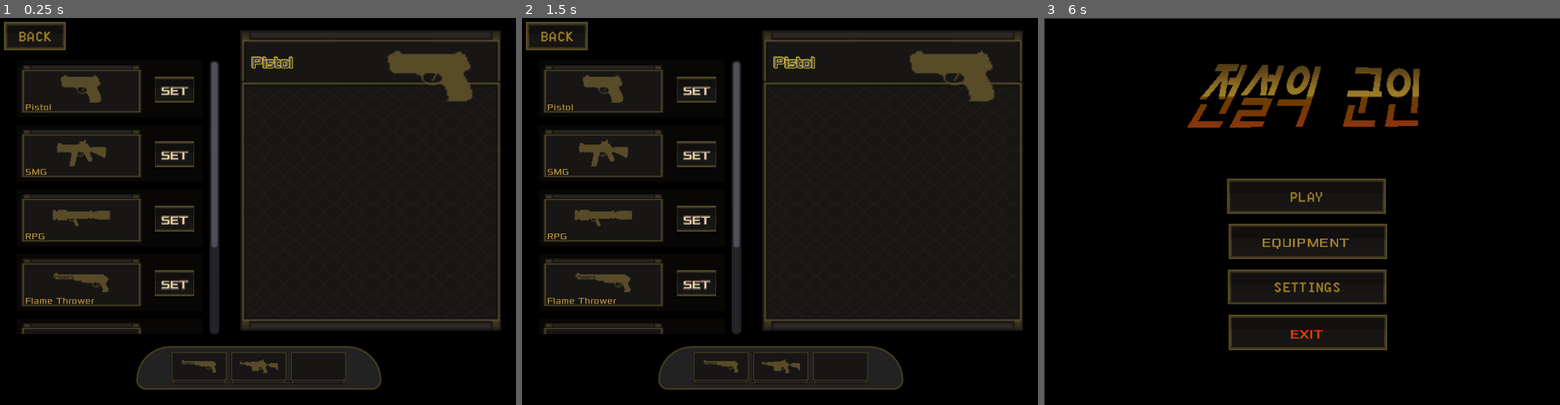
Above: before the commit, frames 1-3 (left to right).
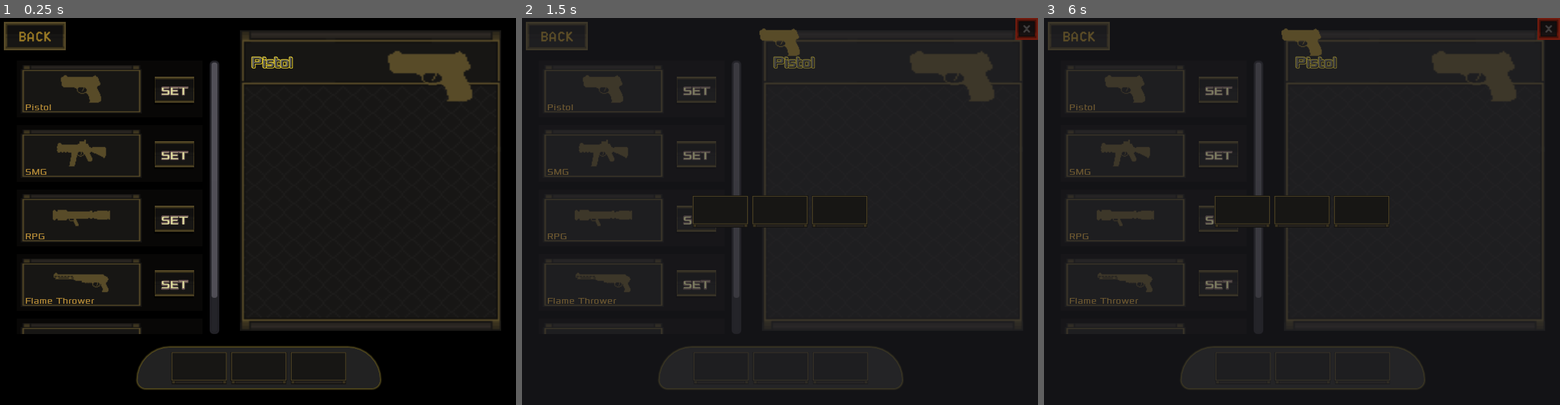
Above: after the commit, the same moments.

Repository: gurum77/legend_soilder
Game: Godot game, scene res://scenes/Equipment.tscn
The game is run twice, just before and just after one commit, with the same random seed, the same clock (stepped at 60 frames per second) and the same inputs. The project has no main scene, so this scene is started directly.
Inputs (mouse positions are in pixels of both pictures, inside the frame that each line leads up to):
- Up to frame 1 (0.25 s): no input
- Up to frame 2 (1.5 s): click (604, 87) at 0.52 s; click "SET" at 1.25 s
- Up to frame 3 (6 s): click (1245, 366) at 2 s, where only the run after the commit has a clickable "+"; click (1302, 366) at 2.77 s; click (1302, 366) at 3.5 s; click (1363, 366) at 4.27 s; click (1363, 366) at 5 s; click (1085, 45) at 5.75 s

The runs differ from the first frame. In frame 1, 0.3% of the frame differs, in the area x 35-54%, y 59-92%; in frame 2, 4.7%; in frame 3, 64%, in the area x 0-100%, y 0-100%.

Commit message:
ui

Diff:
--- a/project.godot
+++ b/project.godot
@@ -8,15 +8,25 @@
 
 config_version=4
 
-_global_script_classes=[  ]
+_global_script_classes=[ {
+"base": "Reference",
+"class": "WeaponInventoryItem",
+"language": "GDScript",
+"path": "res://scripts/WeaponInventoryItem.gd"
+} ]
 _global_script_class_icons={
-
+"WeaponInventoryItem": ""
 }
 
 [application]
 
 config/name="Legend Soilder"
 config/icon="res://icon.png"
+
+[autoload]
+
+Define="*res://scenes/Define.tscn"
+StaticData="*res://scenes/StaticData.tscn"
 
 [display]
 
--- /dev/null
+++ b/scenes/Define.tscn
@@ -0,0 +1,16 @@
+[gd_scene load_steps=7 format=2]
+
+[ext_resource path="res://scripts/Define.gd" type="Script" id=1]
+[ext_resource path="res://assets/ui/Flamethrower HUD.png" type="Texture" id=2]
+[ext_resource path="res://assets/ui/MG HUD.png" type="Texture" id=3]
+[ext_resource path="res://assets/ui/Pistol HUD.png" type="Texture" id=4]
+[ext_resource path="res://assets/ui/RPG HUD.png" type="Texture" id=5]
+[ext_resource path="res://assets/ui/SMG HUD.png" type="Texture" id=6]
+
+[node name="Define" type="Node"]
+script = ExtResource( 1 )
+FlameThrower_texture = ExtResource( 2 )
+MG_texture = ExtResource( 3 )
+Pistol_texture = ExtResource( 4 )
+RPG_texture = ExtResource( 5 )
+SMG_texture = ExtResource( 6 )
--- a/scenes/Equipment.tscn
+++ b/scenes/Equipment.tscn
@@ -1,31 +1,18 @@
-[gd_scene load_steps=14 format=2]
+[gd_scene load_steps=9 format=2]
 
 [ext_resource path="res://scenes/WeaponPanel.tscn" type="PackedScene" id=1]
 [ext_resource path="res://assets/ui/Pistol HUD.png" type="Texture" id=2]
-[ext_resource path="res://assets/ui/Flamethrower HUD.png" type="Texture" id=3]
-[ext_resource path="res://scenes/Equipment.gd" type="Script" id=4]
+[ext_resource path="res://scripts/Equipment.gd" type="Script" id=4]
 [ext_resource path="res://assets/ui/BTN BACK.png" type="Texture" id=5]
-[ext_resource path="res://assets/ui/MG HUD.png" type="Texture" id=6]
-[ext_resource path="res://assets/ui/RPG HUD.png" type="Texture" id=7]
-[ext_resource path="res://assets/ui/SMG HUD.png" type="Texture" id=8]
 [ext_resource path="res://assets/ui/BG.png" type="Texture" id=9]
 [ext_resource path="res://assets/fonts/Xolonium-Regular.ttf" type="DynamicFontData" id=10]
-[ext_resource path="res://scenes/WeaponButton.tscn" type="PackedScene" id=11]
+[ext_resource path="res://scenes/WeaponInventory.tscn" type="PackedScene" id=11]
 
 [sub_resource type="DynamicFont" id=1]
 size = 18
 outline_size = 1
 outline_color = Color( 0.831373, 0.745098, 0.184314, 1 )
 font_data = ExtResource( 10 )
-
-[sub_resource type="StyleBoxFlat" id=2]
-bg_color = Color( 0.137255, 0.137255, 0.137255, 1 )
-corner_radius_top_left = 40
-corner_radius_top_right = 40
-corner_radius_bottom_right = 10
-corner_radius_bottom_left = 10
-shadow_color = Color( 0.713726, 0.631373, 0.247059, 0.6 )
-shadow_size = 3
 
 [node name="Equipment" type="Panel"]
 self_modulate = Color( 0, 0, 0, 1 )
@@ -58,36 +45,31 @@
 
 [node name="VBoxContainer" type="VBoxContainer" parent="Control/WeaponList"]
 margin_right = 230.0
-margin_bottom = 500.0
-rect_min_size = Vector2( 200, 500 )
+margin_bottom = 390.0
+rect_min_size = Vector2( 200, 390 )
 custom_constants/separation = 10
 
 [node name="PistolPanel" parent="Control/WeaponList/VBoxContainer" instance=ExtResource( 1 )]
-weapon_name = "Pistol"
+weapon = 1
 
 [node name="SMGPanel" parent="Control/WeaponList/VBoxContainer" instance=ExtResource( 1 )]
 margin_top = 80.0
 margin_bottom = 150.0
-weapon_texture = ExtResource( 8 )
-weapon_name = "SMG"
+weapon = 2
 
 [node name="RPGPanel" parent="Control/WeaponList/VBoxContainer" instance=ExtResource( 1 )]
 margin_top = 160.0
 margin_bottom = 230.0
-weapon_texture = ExtResource( 7 )
-weapon_name = "RPG"
 
 [node name="FlameThrowerPanel" parent="Control/WeaponList/VBoxContainer" instance=ExtResource( 1 )]
 margin_top = 240.0
 margin_bottom = 310.0
-weapon_texture = ExtResource( 3 )
-weapon_name = "Flame Thrower"
+weapon = 4
 
 [node name="MGPanel" parent="Control/WeaponList/VBoxContainer" instance=ExtResource( 1 )]
 margin_top = 320.0
 margin_bottom = 390.0
-weapon_texture = ExtResource( 6 )
-weapon_name = "MG"
+weapon = 5
 
 [node name="WeaponDescriptionPanel" type="TextureRect" parent="Control"]
 anchor_left = 1.0
@@ -132,48 +114,7 @@
 "_edit_use_anchors_": false
 }
 
-[node name="InventoryPanel" type="Panel" parent="Control"]
-anchor_left = 0.5
-anchor_top = 1.0
-anchor_right = 0.5
-anchor_bottom = 1.0
-margin_left = -150.0
-margin_top = -50.0
-margin_right = 150.0
-rect_min_size = Vector2( 300, 50 )
-custom_styles/panel = SubResource( 2 )
-__meta__ = {
-"_edit_use_anchors_": false
-}
-
-[node name="HBoxContainer" type="HBoxContainer" parent="Control/InventoryPanel"]
-anchor_left = 0.5
-anchor_top = 0.5
-anchor_right = 0.5
-anchor_bottom = 0.5
-margin_left = -200.0
-margin_top = -20.0
-margin_right = 200.0
-margin_bottom = 20.0
-rect_min_size = Vector2( 400, 40 )
-alignment = 1
-__meta__ = {
-"_edit_use_anchors_": false
-}
-
-[node name="WeaponButton" parent="Control/InventoryPanel/HBoxContainer" instance=ExtResource( 11 )]
-margin_left = 91.0
-margin_right = 161.0
-weapon_texture = ExtResource( 3 )
-
-[node name="WeaponButton2" parent="Control/InventoryPanel/HBoxContainer" instance=ExtResource( 11 )]
-margin_left = 165.0
-margin_right = 235.0
-weapon_texture = ExtResource( 6 )
-
-[node name="WeaponButton3" parent="Control/InventoryPanel/HBoxContainer" instance=ExtResource( 11 )]
-margin_left = 239.0
-margin_right = 309.0
+[node name="WeaponInventory" parent="Control" instance=ExtResource( 11 )]
 
 [node name="BackButton" type="TextureButton" parent="."]
 margin_left = 5.0
--- a/scenes/Home.tscn
+++ b/scenes/Home.tscn
@@ -5,7 +5,7 @@
 [ext_resource path="res://assets/ui/Button BG shadow.png" type="Texture" id=3]
 [ext_resource path="res://assets/ui/GAME LOGO.png" type="Texture" id=4]
 [ext_resource path="res://assets/fonts/Xolonium-Regular.ttf" type="DynamicFontData" id=5]
-[ext_resource path="res://scenes/Home.gd" type="Script" id=6]
+[ext_resource path="res://scripts/Home.gd" type="Script" id=6]
 
 [sub_resource type="DynamicFont" id=1]
 font_data = ExtResource( 5 )
--- /dev/null
+++ b/scenes/SettingWeaponPanel.tscn
@@ -0,0 +1,57 @@
+[gd_scene load_steps=4 format=2]
+
+[ext_resource path="res://scenes/WeaponButton.tscn" type="PackedScene" id=1]
+[ext_resource path="res://scripts/SettingWeaponPanel.gd" type="Script" id=2]
+[ext_resource path="res://assets/ui/BTN Exit.png" type="Texture" id=3]
+
+[node name="SettingWeaponPanel" type="Panel"]
+self_modulate = Color( 1, 1, 1, 0.52549 )
+anchor_right = 1.0
+anchor_bottom = 1.0
+script = ExtResource( 2 )
+__meta__ = {
+"_edit_use_anchors_": false
+}
+
+[node name="HBoxContainer" type="HBoxContainer" parent="."]
+anchor_top = 0.5
+anchor_right = 1.0
+anchor_bottom = 0.5
+margin_top = -20.0
+margin_bottom = 20.0
+alignment = 1
+__meta__ = {
+"_edit_use_anchors_": false
+}
+
+[node name="WeaponButton1" parent="HBoxContainer" instance=ExtResource( 1 )]
+margin_left = 211.0
+margin_right = 281.0
+
+[node name="WeaponButton2" parent="HBoxContainer" instance=ExtResource( 1 )]
+margin_left = 285.0
+margin_right = 355.0
+
+[node name="WeaponButton3" parent="HBoxContainer" instance=ExtResource( 1 )]
+margin_left = 359.0
+margin_right = 429.0
+
+[node name="ExitButton" type="TextureButton" parent="."]
+anchor_left = 1.0
+anchor_right = 1.0
+margin_left = -28.0
+margin_bottom = 27.0
+texture_normal = ExtResource( 3 )
+__meta__ = {
+"_edit_use_anchors_": false
+}
+
+[node name="WeaponTexture" type="TextureRect" parent="."]
+anchor_right = 1.0
+margin_bottom = 60.0
+rect_min_size = Vector2( 0, 60 )
+stretch_mode = 4
+[connection signal="pressed" from="HBoxContainer/WeaponButton1" to="." method="_on_WeaponButton1_pressed"]
+[connection signal="pressed" from="HBoxContainer/WeaponButton2" to="." method="_on_WeaponButton2_pressed"]
+[connection signal="pressed" from="HBoxContainer/WeaponButton3" to="." method="_on_WeaponButton3_pressed"]
+[connection signal="pressed" from="ExitButton" to="." method="_on_ExitButton_pressed"]
--- /dev/null
+++ b/scenes/StaticData.tscn
@@ -0,0 +1,6 @@
+[gd_scene load_steps=2 format=2]
+
+[ext_resource path="res://scripts/StaticData.gd" type="Script" id=1]
+
+[node name="StaticData" type="Node"]
+script = ExtResource( 1 )
--- a/scenes/WeaponButton.gd
+++ /dev/null
@@ -1,12 +0,0 @@
-extends TextureButton
-
-export (Texture) var weapon_texture
-
-# Called when the node enters the scene tree for the first time.
-func _ready():
-	$TextureRect.texture = weapon_texture
-
-
-# Called every frame. 'delta' is the elapsed time since the previous frame.
-#func _process(delta):
-#	pass
--- a/scenes/WeaponButton.tscn
+++ b/scenes/WeaponButton.tscn
@@ -1,8 +1,13 @@
-[gd_scene load_steps=4 format=2]
+[gd_scene load_steps=6 format=2]
 
 [ext_resource path="res://assets/ui/Bonus 03.png" type="Texture" id=1]
 [ext_resource path="res://assets/ui/Pistol HUD.png" type="Texture" id=2]
-[ext_resource path="res://scenes/WeaponButton.gd" type="Script" id=3]
+[ext_resource path="res://scripts/WeaponButton.gd" type="Script" id=3]
+[ext_resource path="res://assets/fonts/Xolonium-Regular.ttf" type="DynamicFontData" id=4]
+
+[sub_resource type="DynamicFont" id=1]
+size = 30
+font_data = ExtResource( 4 )
 
 [node name="WeaponButton" type="TextureButton"]
 margin_left = 258.0
@@ -30,3 +35,22 @@
 __meta__ = {
 "_edit_use_anchors_": false
 }
+
+[node name="Label" type="Label" parent="."]
+anchor_left = 0.5
+anchor_top = 0.5
+anchor_right = 0.5
+anchor_bottom = 0.5
+margin_left = -10.0
+margin_top = -23.0
+margin_right = 11.0
+margin_bottom = 14.0
+custom_fonts/font = SubResource( 1 )
+custom_colors/font_color = Color( 0.552941, 0.603922, 0.333333, 1 )
+custom_colors/font_color_shadow = Color( 0, 0, 0, 1 )
+text = "+"
+align = 1
+valign = 1
+__meta__ = {
+"_edit_use_anchors_": false
+}
--- /dev/null
+++ b/scenes/WeaponInventory.tscn
@@ -0,0 +1,55 @@
+[gd_scene load_steps=4 format=2]
+
+[ext_resource path="res://scenes/WeaponButton.tscn" type="PackedScene" id=1]
+[ext_resource path="res://scripts/WeaponInventory.gd" type="Script" id=2]
+
+[sub_resource type="StyleBoxFlat" id=1]
+bg_color = Color( 0.137255, 0.137255, 0.137255, 1 )
+corner_radius_top_left = 40
+corner_radius_top_right = 40
+corner_radius_bottom_right = 10
+corner_radius_bottom_left = 10
+shadow_color = Color( 0.713726, 0.631373, 0.247059, 0.6 )
+shadow_size = 3
+
+[node name="WeaponInventory" type="Panel"]
+anchor_left = 0.5
+anchor_top = 1.0
+anchor_right = 0.5
+anchor_bottom = 1.0
+margin_left = -150.0
+margin_top = -50.0
+margin_right = 150.0
+rect_min_size = Vector2( 300, 50 )
+custom_styles/panel = SubResource( 1 )
+script = ExtResource( 2 )
+__meta__ = {
+"_edit_use_anchors_": false
+}
+
+[node name="HBoxContainer" type="HBoxContainer" parent="."]
+anchor_left = 0.5
+anchor_top = 0.5
+anchor_right = 0.5
+anchor_bottom = 0.5
+margin_left = -200.0
+margin_top = -20.0
+margin_right = 200.0
+margin_bottom = 20.0
+rect_min_size = Vector2( 400, 40 )
+alignment = 1
+__meta__ = {
+"_edit_use_anchors_": false
+}
+
+[node name="WeaponButton1" parent="HBoxContainer" instance=ExtResource( 1 )]
+margin_left = 91.0
+margin_right = 161.0
+
+[node name="WeaponButton2" parent="HBoxContainer" instance=ExtResource( 1 )]
+margin_left = 165.0
+margin_right = 235.0
+
+[node name="WeaponButton3" parent="HBoxContainer" instance=ExtResource( 1 )]
+margin_left = 239.0
+margin_right = 309.0
--- a/scenes/WeaponPanel.gd
+++ /dev/null
@@ -1,18 +0,0 @@
-extends Panel
-
-
-export (Texture) var weapon_texture
-export (String) var weapon_name
-export (Texture) var weapon_desc_texture_rect
-func _ready():
-	$WeaponButton/TextureRect.texture = weapon_texture
-	$NameLabel.text = weapon_name
-
-
-# 무기를 클릭하면 상세창이 있는 경우에 상세창에 정보를 뿌린다.
-func _on_WeaponButton_pressed():
-	var desc_panel = get_tree().root.get_node("Equipment/Control/WeaponDescriptionPanel")
-	if desc_panel == null:
-		return
-	desc_panel.get_node("WeaponTexture").texture = weapon_texture
-	desc_panel.get_node("WeaponNameLabel").text = weapon_name
--- a/scenes/WeaponPanel.tscn
+++ b/scenes/WeaponPanel.tscn
@@ -4,7 +4,7 @@
 [ext_resource path="res://assets/ui/Bonus 03_flip_v.png" type="Texture" id=2]
 [ext_resource path="res://assets/ui/Button BG shadow.png" type="Texture" id=3]
 [ext_resource path="res://assets/ui/Pistol HUD.png" type="Texture" id=4]
-[ext_resource path="res://scenes/WeaponPanel.gd" type="Script" id=5]
+[ext_resource path="res://scripts/WeaponPanel.gd" type="Script" id=5]
 
 [sub_resource type="DynamicFont" id=1]
 size = 15
@@ -25,7 +25,7 @@
 __meta__ = {
 "_edit_use_anchors_": false
 }
-weapon_texture = ExtResource( 4 )
+weapon = 3
 
 [node name="WeaponButton" type="TextureButton" parent="."]
 anchor_right = 1.0
@@ -90,3 +90,4 @@
 "_edit_use_anchors_": false
 }
 [connection signal="pressed" from="WeaponButton" to="." method="_on_WeaponButton_pressed"]
+[connection signal="pressed" from="WeaponButton/EquipmentButton" to="." method="_on_EquipmentButton_pressed"]
--- /dev/null
+++ b/scripts/Define.gd
@@ -0,0 +1,35 @@
+extends Node
+enum Weapon{None, Pistol, SMG, RPG, FlameThrower, MG}
+
+export (Texture) var FlameThrower_texture = null
+export (Texture) var MG_texture = null
+export (Texture) var Pistol_texture = null
+export (Texture) var RPG_texture = null
+export (Texture) var SMG_texture = null
+
+func get_weapon_texture(var weapon) -> Texture:
+	if weapon == Weapon.FlameThrower:
+		return FlameThrower_texture
+	elif weapon == Weapon.MG:
+		return MG_texture
+	elif weapon == Weapon.Pistol:
+		return Pistol_texture
+	elif weapon == Weapon.RPG:
+		return RPG_texture
+	elif weapon == Weapon.SMG:
+		return SMG_texture
+	else:
+		return null
+func get_weapon_name(var weapon) -> String:
+	if weapon == Weapon.FlameThrower:
+		return "Flame Thrower"
+	elif weapon == Weapon.MG:
+		return "MG"
+	elif weapon == Weapon.Pistol:
+		return "Pistol"
+	elif weapon == Weapon.RPG:
+		return "RPG"
+	elif weapon == Weapon.SMG:
+		return "SMG"
+	else:
+		return "None"
--- /dev/null
+++ b/scripts/SettingWeaponPanel.gd
@@ -0,0 +1,32 @@
+extends Panel
+
+var weapon
+
+# Called when the node enters the scene tree for the first time.
+func _ready():
+	$WeaponTexture.texture = Define.get_weapon_texture(weapon)
+
+
+func _on_ExitButton_pressed():
+	self.queue_free()
+
+
+func _on_WeaponButton1_pressed():
+	if !StaticData.get_inventory_item(0).enabled:
+		return
+	StaticData.get_inventory_item(0).weapon = weapon
+	_on_ExitButton_pressed()
+
+
+func _on_WeaponButton2_pressed():
+	if !StaticData.get_inventory_item(1).enabled:
+		return
+	StaticData.get_inventory_item(1).weapon = weapon
+	_on_ExitButton_pressed()
+
+
+func _on_WeaponButton3_pressed():
+	if !StaticData.get_inventory_item(2).enabled:
+		return
+	StaticData.get_inventory_item(2).weapon = weapon
+	_on_ExitButton_pressed()
--- /dev/null
+++ b/scripts/StaticData.gd
@@ -0,0 +1,25 @@
+extends Node
+var initialized:bool = false
+# 인벤토리 정보(최대 3개)
+var inventory_item1 = null
+var inventory_item2 = null
+var inventory_item3 = null
+
+
+func init():
+	if initialized == true:
+		return
+
+	inventory_item1 = WeaponInventoryItem.new()
+	inventory_item2 = WeaponInventoryItem.new()
+	inventory_item3 = WeaponInventoryItem.new()
+	initialized = true
+
+func get_inventory_item(index) -> WeaponInventoryItem:
+	init()
+	if index == 0:
+		return inventory_item1
+	elif index == 1:
+		return inventory_item2
+	else:
+		return inventory_item3
--- /dev/null
+++ b/scripts/WeaponButton.gd
@@ -0,0 +1,19 @@
+extends TextureButton
+
+export (Define.Weapon) var weapon
+
+# Called when the node enters the scene tree for the first time.
+func _ready():
+	update()
+
+func update():
+	if weapon == null:
+		$TextureRect.visible = false
+		$Label.visible = true
+	else:
+		$TextureRect.visible = true
+		$TextureRect.texture = Define.get_weapon_texture(weapon)
+		$Label.visible = false
+# Called every frame. 'delta' is the elapsed time since the previous frame.
+#func _process(delta):
+#	pass
--- /dev/null
+++ b/scripts/WeaponInventory.gd
@@ -0,0 +1,21 @@
+extends Panel
+
+
+# Declare member variables here. Examples:
+# var a = 2
+# var b = "text"
+
+
+# Called when the node enters the scene tree for the first time.
+func _ready():
+	$HBoxContainer/WeaponButton1.weapon = StaticData.get_inventory_item(0).weapon
+	$HBoxContainer/WeaponButton1.update()
+	$HBoxContainer/WeaponButton2.weapon = StaticData.get_inventory_item(1).weapon
+	$HBoxContainer/WeaponButton2.update()
+	$HBoxContainer/WeaponButton3.weapon = StaticData.get_inventory_item(2).weapon
+	$HBoxContainer/WeaponButton3.update()
+
+
+# Called every frame. 'delta' is the elapsed time since the previous frame.
+#func _process(delta):
+#	pass
--- /dev/null
+++ b/scripts/WeaponInventoryItem.gd
@@ -0,0 +1,4 @@
+class_name WeaponInventoryItem
+
+var enabled = true
+var weapon = Define.Weapon.None
--- /dev/null
+++ b/scripts/WeaponPanel.gd
@@ -0,0 +1,24 @@
+extends Panel
+
+export (Define.Weapon) var weapon
+
+var settingWeaponPanel = preload("res://scenes/SettingWeaponPanel.tscn")
+func _ready():
+	$WeaponButton/TextureRect.texture = Define.get_weapon_texture(weapon)
+	$NameLabel.text = Define.get_weapon_name(weapon)
+
+
+# 무기를 클릭하면 상세창이 있는 경우에 상세창에 정보를 뿌린다.
+func _on_WeaponButton_pressed():
+	var desc_panel = get_tree().root.get_node("Equipment/Control/WeaponDescriptionPanel")
+	if desc_panel == null:
+		return
+	desc_panel.get_node("WeaponTexture").texture = Define.get_weapon_texture(weapon)
+	desc_panel.get_node("WeaponNameLabel").text = Define.get_weapon_name(weapon)
+
+
+# set 버튼을 누르면 weapon inventory를 보여준다.
+func _on_EquipmentButton_pressed():
+	var ins = settingWeaponPanel.instance()
+	ins.weapon = weapon
+	get_tree().root.add_child(ins)
Binary file removed: assets/GAME LOGO.png
Renamed: scenes/Aim_BTN.png -> assets/ui/Aim_BTN.png
Not shown, changed: assets/ui/Aim_BTN.png.import
Renamed: scenes/Move_BTN.png -> assets/ui/Move_BTN.png
Not shown, changed: assets/ui/Move_BTN.png.import
Not shown, removed: scenes/Move_BTN.png.import
Renamed: scenes/Equipment.gd -> scripts/Equipment.gd
Renamed: scenes/Home.gd -> scripts/Home.gd
